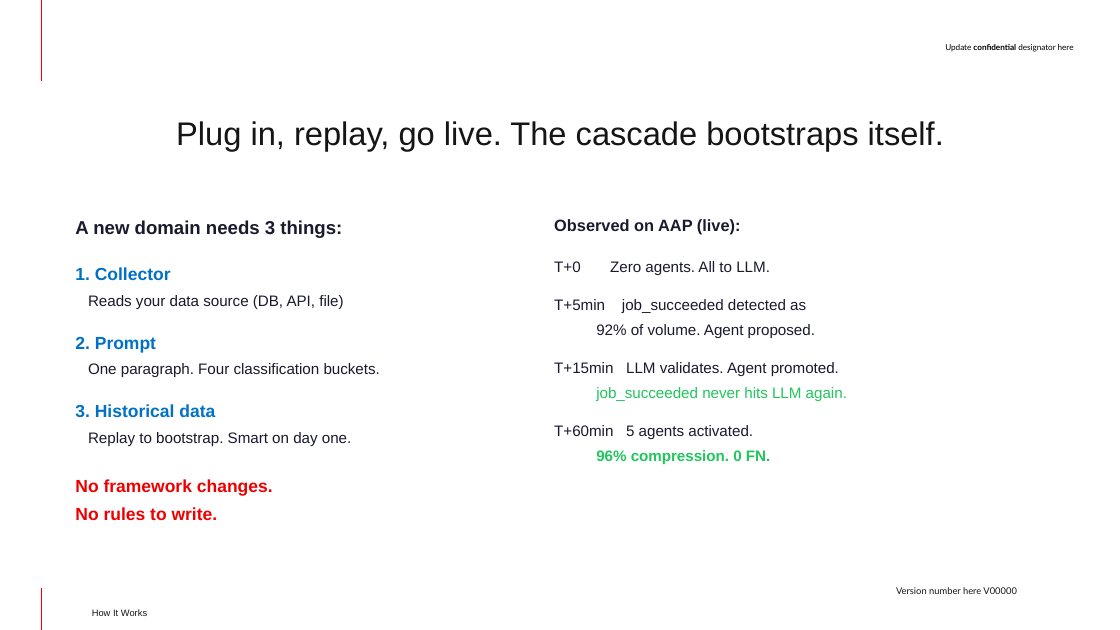
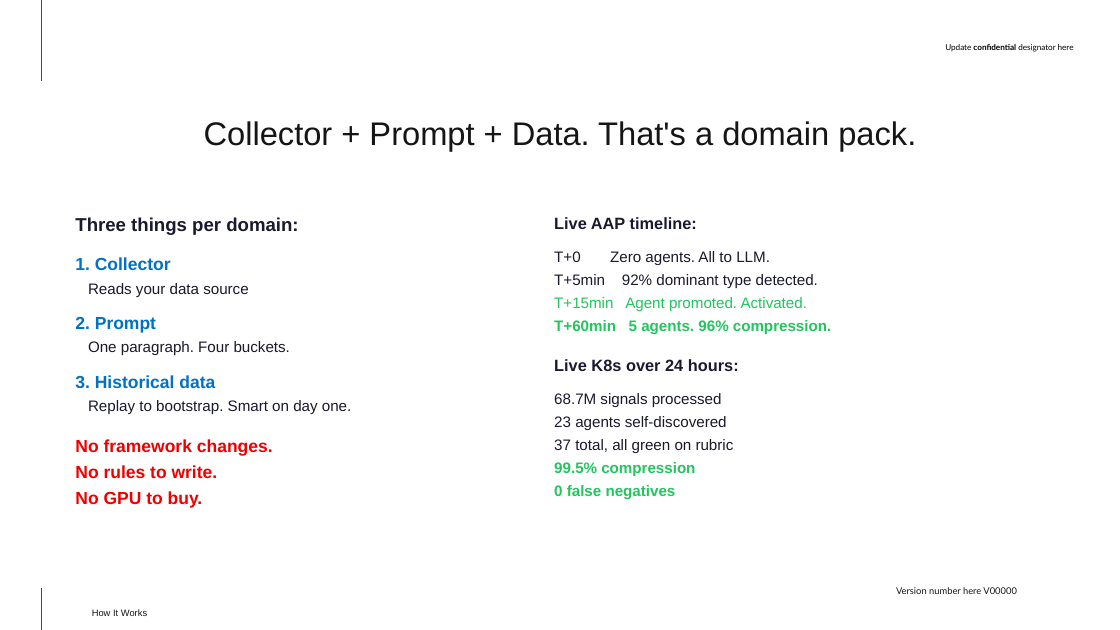
Before and after one commit to jkershawrh/cascade-compression, a slide deck: slide 8 of docs/Cascade-Compression-Whitepaper-Deck.pptx. Drawn at 1120x630 pixels with LibreOffice and Linux fonts; fonts in the diff are those of the drawing; background and template pictures are left out. Boxes give left, top, right and bottom in pixels: in the first picture for what was removed or moved away, otherwise in the second. Text is boxed around its words. In the diff, an @@ line names an element or a change of style, - is before the commit and + after.

```diff
--- a/docs/Cascade-Compression-Whitepaper-Deck.pptx
+++ b/docs/Cascade-Compression-Whitepaper-Deck.pptx
@@ title at [204,121,916,151]: text changed @@
-Plug in, replay, go live. The cascade bootstraps itself.
+Collector + Prompt + Data. That's a domain pack.
@@ text at [75,217,298,235]: text changed @@
-A new domain needs 3 things:
+Three things per domain:
@@ text at [554,217,697,229]: text changed @@
-Observed on AAP (live):
+Live AAP timeline:
@@ text at [75,257,351,478]: less space between paragraphs @@
@@ text at [554,251,770,265]: less space between paragraphs @@
@@ text at [88,283,248,297]: text changed @@
-Reads your data source (DB, API, file)
+Reads your data source
@@ text at [554,274,831,499]: text changed @@
-T+5min job_succeeded detected as
-92% of volume. Agent proposed.
-T+15min LLM validates. Agent promoted.
-job_succeeded never hits LLM again.
-T+60min 5 agents activated.
-96% compression. 0 FN.
+T+5min 92% dominant type detected.
+T+15min Agent promoted. Activated.
+T+60min 5 agents. 96% compression.
+Live K8s over 24 hours:
+68.7M signals processed
+23 agents self-discovered
+37 total, all green on rubric
+99.5% compression
+0 false negatives
@@ text at [88,341,290,355]: text changed @@
-One paragraph. Four classification buckets.
+One paragraph. Four buckets.
@@ text at [75,491,203,508]: paragraph added @@
+No GPU to buy.
```
Also in this commit, not shown: 9 other slides changed, 1 other file.
